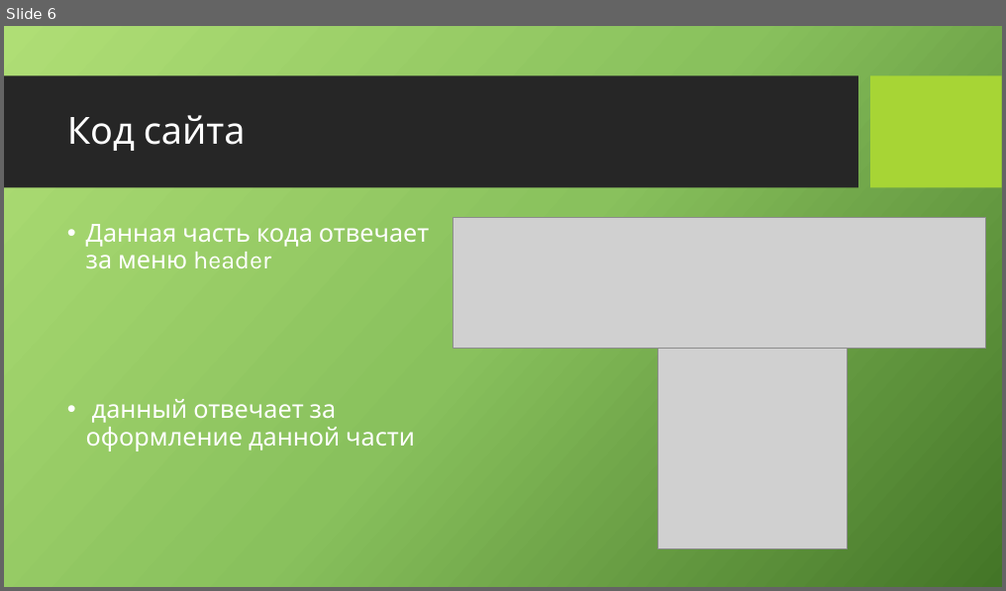
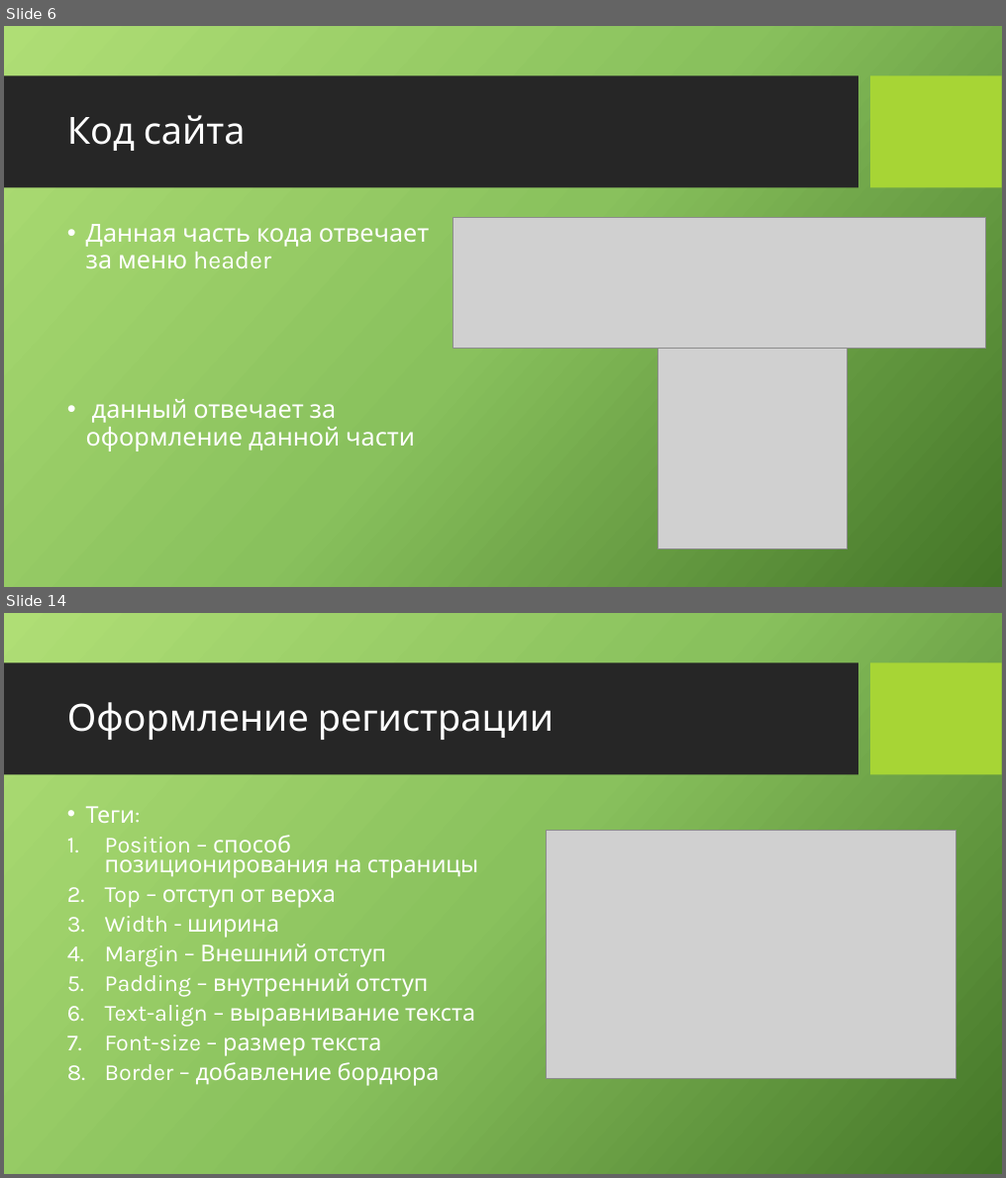
Before and after one commit to CoringPlay/raev-site, a slide deck: Ближе к суте.pptx. Shown one above the other, each under a label of ours: slide 6 before the commit, slides 6 and 14 after it; the slides between them are not shown. The pictures are 1006x591 and 1006x1178 pixels, drawn with LibreOffice and Linux fonts; fonts in the diff are those of the drawing; grey boxes stand for pictures; background and template pictures are left out. Boxes give left, top, right and bottom in pixels: in the first picture for what was removed or moved away, otherwise in the second. Text is boxed around its words. In the diff, an @@ line names an element or a change of style, - is before the commit and + after.

```diff
--- a/Ближе к суте.pptx
+++ b/Ближе к суте.pptx
@@ slide 14 added at (x1=4, y1=613, x2=1002, y2=1174), background picture (left out); not listed: 2 template elements that a slide beside it also shows @@
@@ title added at (x1=67, y1=702, x2=553, y2=740), 36 pt, text #FFFFFF @@
+Оформление регистрации
@@ text added at (x1=86, y1=806, x2=478, y2=1086), 22.2 pt, text #FFFFFF @@
+• Теги:
+1. Position – способ позиционирования на страницы
+2. Top – отступ от верха
+3. Width - ширина
+4. Margin – Внешний отступ
+5. Padding – внутренний отступ
+6. Text-align – выравнивание текста
+7. Font-size – размер текста
+8. Border – добавление бордюра
@@ picture added at (x1=546, y1=830, x2=956, y2=1078) @@
```
Also in this commit, not shown: 1 slide changed, 9 other slides added.
